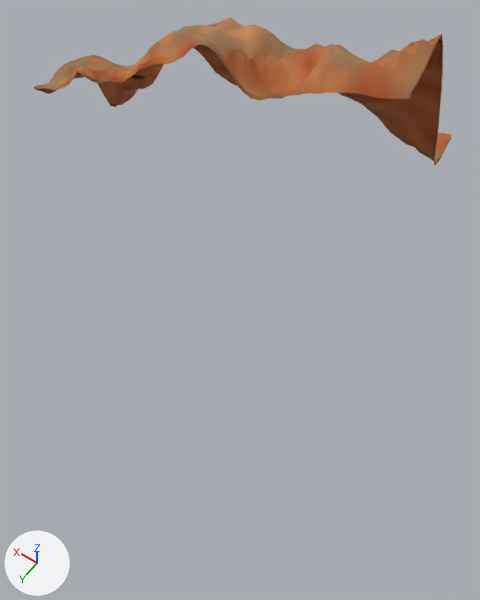
An edit to the glTF model public/desert-canyon/vista/terrain-061.glb, drawn before and after from the same camera.
Camera for both pictures: a 50 mm camera at (-313.0, 416.0, 479.0) aimed at (9.0, -35.0, -228.0). Arrows for +X, +Y and +Z are at lower left; the lights stay in place. The picture after the commit comes second. Vertices at exactly the same position are counted once.

Before the edit, the objects in view are built like this:
```python
me_mesh_0 = bpy.data.meshes.new('Mesh_0')
me_mesh_0.from_pydata(...)  # 991 vertices, 1920 faces; spans x -192.0..192.0, y -64.0..64.0, z 0.0..257.0
me_mesh_0.materials.append(mat_material_0)
ob_terrain_061 = bpy.data.objects.new('terrain-061', me_mesh_0)
ob_terrain_061.location = (0.0, 0.0, 0.0)
```
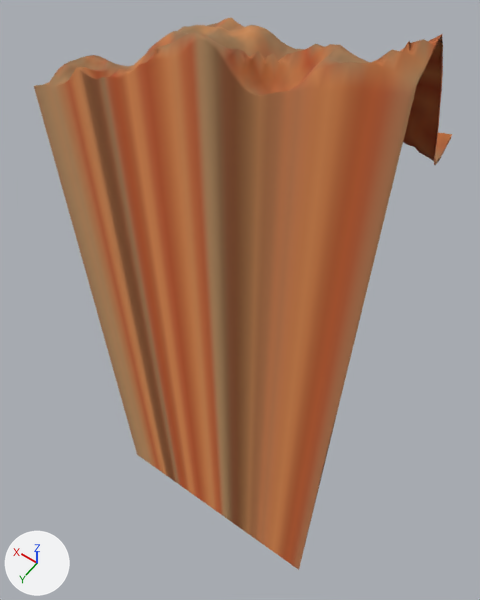
The newer file is also turned or shifted as a whole; pictures and numbers use the older file's frame.

What differs and where, as boxes (x1, y1, x2, y2) in the pictures (480 x 600 px):
'terrain-061', reshaped (272% taller): before (34, 17, 452, 165); after (34, 17, 452, 570)
part 1 of me_mesh_0, built on: before (34, 39, 418, 100); after (152, 23, 431, 153)
part 2 of me_mesh_0, added (brown): after (34, 39, 418, 570)

Patch to the scene script:
```diff
--- a/public/desert-canyon/vista/terrain-061.glb.py
+++ b/public/desert-canyon/vista/terrain-061.glb.py
@@ me_mesh_0 @@
 # used by ob_terrain_061; location = (0.0, 0.0, 0.0)
-me_mesh_0.from_pydata(...)  # 991 vertices, 1920 faces; spans x -192.0..192.0, y -64.0..64.0, z 0.0..257.0
+me_mesh_0.from_pydata(...)  # 1151 vertices, 2240 faces; spans x -192.0..192.0, y -64.0..64.0, z -765.0..257.0
+# me_mesh_0 part 1: 49 vertices removed from x -192.0..192.0, y 64.0, z 82.0..228.0; 160 vertices added at x -179.0..27.0, y -62.0..62.0, z 104.0..252.0
+# me_mesh_0 part 2: 49 vertices added at x -192.0..192.0, y 64.0, z -765.0
 me_mesh_0.materials.append(mat_material_0)
```
